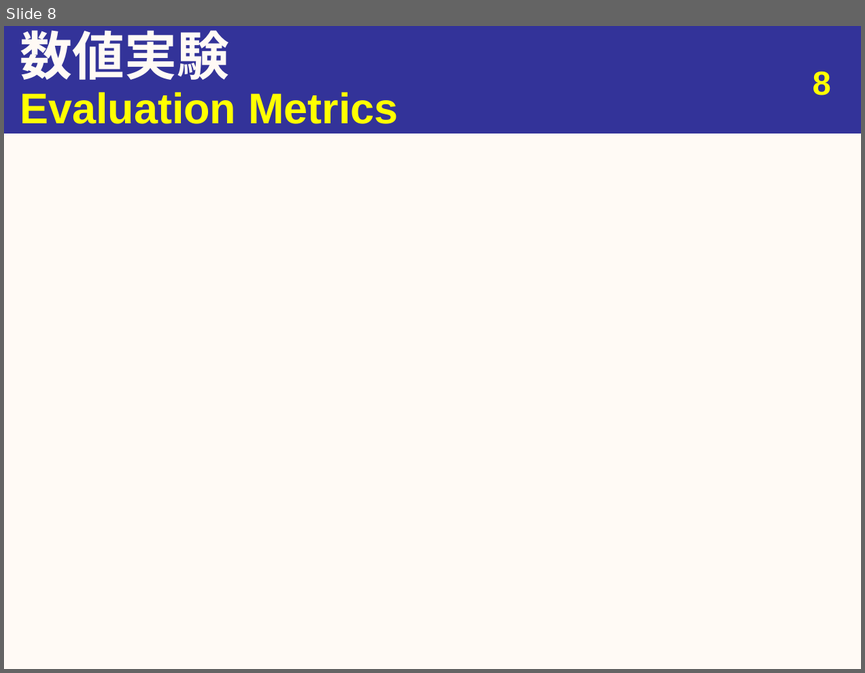
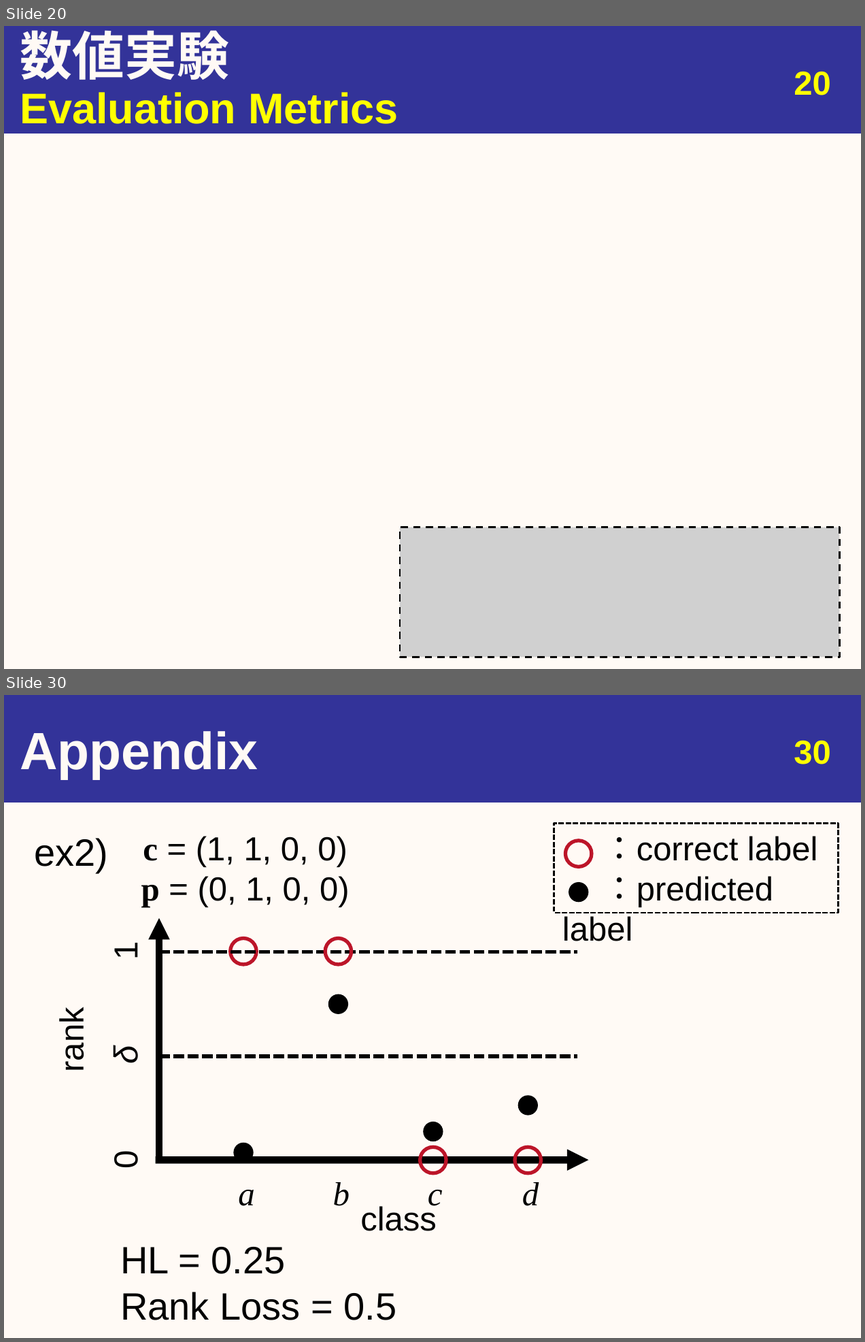
Before and after one commit to youle921/Slide-maintain, a slide deck: slide_1106/20191106_urita_eng.pptx. Shown one above the other, each under a label of ours: slide 8 before the commit, slides 20 and 30 after it; the slides between them are not shown. The pictures are 865x673 and 865x1342 pixels, drawn with LibreOffice and Linux fonts; fonts in the diff are those of the drawing; grey boxes stand for pictures. Boxes give left, top, right and bottom in pixels: in the first picture for what was removed or moved away, otherwise in the second. Text is boxed around its words. In the diff, an @@ line names an element or a change of style, - is before the commit and + after.

```diff
--- a/slide_1106/20191106_urita_eng.pptx
+++ b/slide_1106/20191106_urita_eng.pptx
@@ slide 30 added at [4,695,861,1338], background #FFFAF5; not listed: 1 template element that a slide beside it also shows @@
@@ title added at [20,731,258,779], 44 pt, text #FFFAF5, bold @@
+Appendix
@@ page number added at [793,741,830,764], 28 pt, text #FFFF00, bold @@
+30
@@ text added at [141,836,349,907], 28 pt, text #000000 @@
+c = (1, 1, 0, 0)
+p = (0, 1, 0, 0)
@@ rectangle added at [554,824,838,913], fill #FFFAF5, outline #000000 1.5 pt dashed, 28 pt, text #000000 @@
+：correct label
+：predicted label
@@ text added at [34,838,108,873], 32 pt, text #000000 @@
+ex2)
@@ ellipse added at [565,841,592,867], outline #BD1529 3 pt @@
@@ ellipse added at [568,882,588,902], fill #000000 @@
@@ group added at [54,918,588,1231]: 9 texts, 8 ellipses, 2 arrows, 2 lines @@
+rank
+0
+1
+δ
+class
+a
+b
+c
+d
@@ text added at [120,1246,396,1320], 32 pt, text #000000 @@
+HL = 0.25
+Rank Loss = 0.5
@@ what was slide 8 is now slide 20 @@
@@ slide 20 changed as well @@
@@ page number at [793,72,830,95]: text changed @@
-8
+20
@@ picture added at [400,527,839,656] @@
```
Also in this commit, not shown: 6 other slides changed, 20 other slides added, 2 other files.
